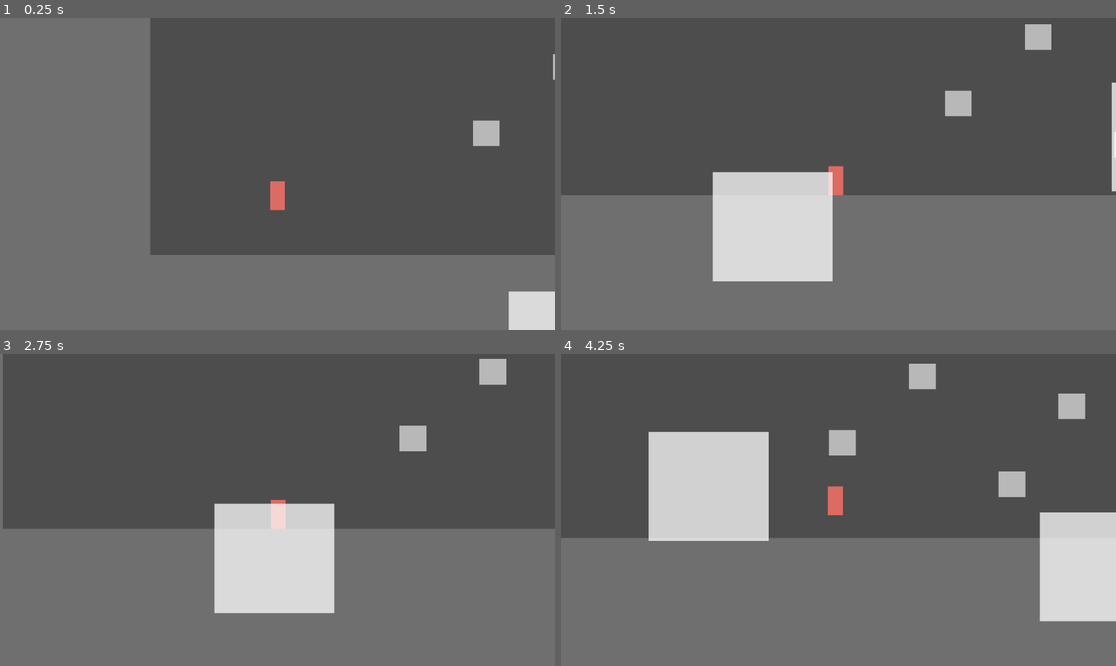
Above: before the commit, frames 1-4 (two rows, left to right).
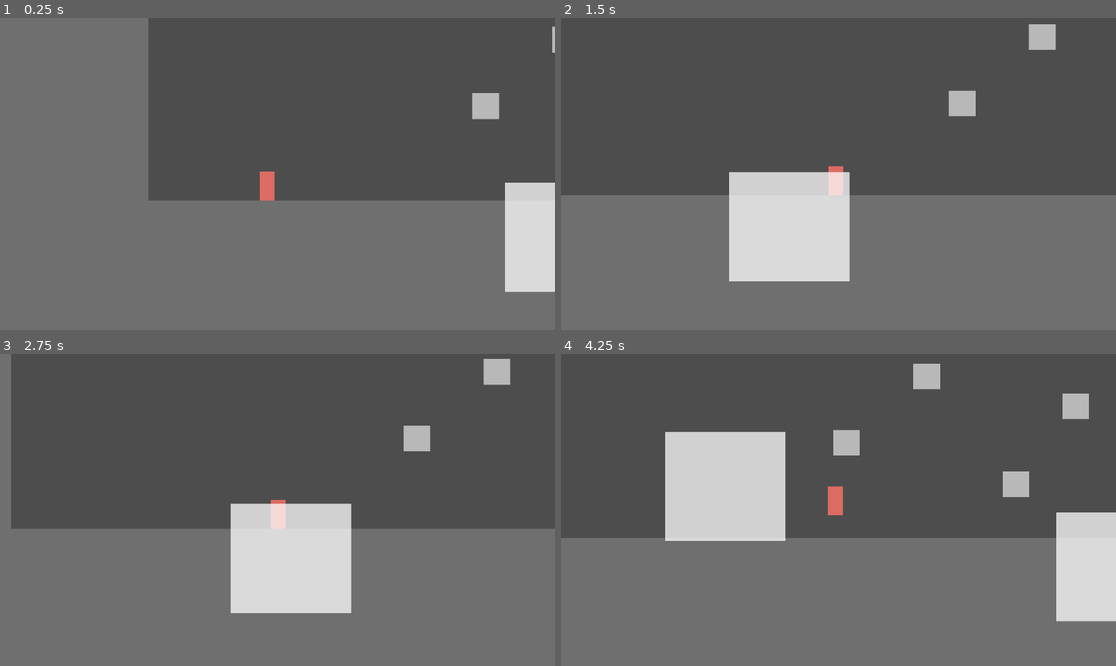
Above: after the commit, the same moments.

Repository: YvanBrito/the-one
Game: Godot game, scene res://first.tscn
Two runs of this game, one before a commit and one after it. Both use one fixed random seed, a clock stepped at 60 frames per second and the inputs below.
Inputs (mouse positions are in pixels of both pictures, inside the frame that each line leads up to):
- Up to frame 1 (0.25 s): no input
- Up to frame 2 (1.5 s): tap Enter (ui_accept) at 0.5, 0.77, 1.07 s; move the mouse to (960, 158) at 0.52 s; hold Right (ui_right) from 0.53 s (still down); click (960, 158) at 0.6 s; tap E (interact, bound only after the commit) at 0.8, 1.35 s; move the mouse to (727, 189) at 1.27 s
- Up to frame 3 (2.75 s): tap Enter (ui_accept) at 1.52, 1.55, 1.82, 2.1 s; move the mouse to (333, 441) at 2.02 s; release Right (ui_right) at 2.03 s; hold Left (ui_left) from 2.03 s (still down); click (333, 441) at 2.3 s
- Up to frame 4 (4.25 s): move the mouse to (810, 572) at 2.77 s; release Left (ui_left) at 2.78 s; hold Right (ui_right) from 2.78 s (still down); click (810, 572) at 2.85 s; tap Enter (ui_accept) at 3.02, 3.32, 3.77, 3.8, 4.07 s; tap E (interact, bound only after the commit) at 3.05, 3.6 s; move the mouse to (1005, 556) at 3.52 s

The runs differ from the first frame. In frame 1, 17% of the frame differs, in the area x 26-100%, y 0-100%; in frame 2, 2.7%; in frame 3, 3.3%; in frame 4, 3.7%.

Commit message:
dialogo inicial do jogo adicionado

Diff:
--- a/Dialogue/DialogueBox.tscn
+++ b/Dialogue/DialogueBox.tscn
@@ -3,6 +3,7 @@
 [ext_resource type="Script" uid="uid://bcb6mbimhq4kf" path="res://Dialogue/DialogueBox.gd" id="1"]
 
 [node name="DialogueBox" type="Control"]
+visible = false
 layout_mode = 3
 anchor_right = 1.0
 anchor_bottom = 0.35
@@ -11,16 +12,18 @@
 script = ExtResource("1")
 
 [node name="Panel" type="Panel" parent="."]
-modulate = Color(0.26293245, 0.26293245, 0.26293245, 1)
-z_index = 1
 layout_mode = 1
 anchors_preset = 15
 anchor_right = 1.0
 anchor_bottom = 1.0
+offset_left = 176.0
+offset_right = -224.0
+offset_bottom = -21.799988
 grow_horizontal = 2
 grow_vertical = 2
 
 [node name="Portrait" type="TextureRect" parent="."]
+z_index = 1
 custom_minimum_size = Vector2(57.25, 0)
 layout_mode = 0
 offset_left = 20.0
@@ -30,17 +33,18 @@
 expand_mode = 1
 
 [node name="VBox" type="VBoxContainer" parent="."]
+z_index = 1
 layout_mode = 0
 offset_left = 195.0
 offset_top = 19.0
-offset_right = 1137.0
+offset_right = 918.0
 offset_bottom = 196.0
 
 [node name="SpeakerLabel" type="Label" parent="VBox"]
 layout_mode = 2
-text = "Speaker"
 
 [node name="Text" type="RichTextLabel" parent="VBox"]
+modulate = Color(1, 1, 0.45882353, 1)
 custom_minimum_size = Vector2(0, 80)
 layout_mode = 2
 bbcode_enabled = true
--- a/Dialogue/DialogueManager.gd
+++ b/Dialogue/DialogueManager.gd
@@ -14,12 +14,35 @@
 var _queue: Array = []
 var _waiting_for_choice: bool = false
 var _last_line: Dictionary = {}
+var dialog_box := ResourceLoader.load("res://Dialogue/DialogueBox.tscn")
+var dlg: Control = null
 
 # Arquivo padrão de diálogos (pode chamar load_from_file para outro path)
 const DEFAULT_DIALOGUE_PATH: String = "res://Dialogue/dialogues.json"
 
 func _ready() -> void:
+	dlg = dialog_box.instantiate()
+	call_deferred("_find_canvas")
 	_load_default_dialogues()
+
+func _find_canvas():
+	var main = get_tree().get_current_scene()
+	if not main:
+		print("Cena principal não encontrada ainda")
+		return
+
+	var canvas = main.get_node_or_null("CanvasLayer")
+	if canvas:
+		print("CanvasLayer encontrado:", canvas)
+		canvas.add_child(dlg)
+		return
+
+	canvas = main.find_node("CanvasLayer", true, false)
+	if canvas:
+		canvas.add_child(dlg)
+		print("CanvasLayer encontrado com find_node:", canvas)
+	else:
+		print("CanvasLayer não encontrado na cena principal")
 
 # --- Carregamento ---
 func _load_default_dialogues() -> void:
@@ -65,6 +88,7 @@
 
 # --- Controle do diálogo ---
 func start(dialogue_id: String) -> void:
+	dlg.visible = true
 	if not dialogues.has(dialogue_id):
 		push_warning("DialogueManager: diálogo não encontrado: %s" % dialogue_id)
 		return
--- a/Dialogue/Main.gd
+++ b/Dialogue/Main.gd
@@ -1,6 +1,6 @@
 # Exemplo de script para instanciar a DialogueBox e iniciar diálogo
 # Anexe este script ao nó root da sua cena principal (ex: res://Main.tscn)
-extends Node2D
+extends CanvasLayer
 
 func _ready() -> void:
 	# instanciar a UI de diálogo (expecting res://DialogueBox.tscn)
--- a/Dialogue/dialogues.json
+++ b/Dialogue/dialogues.json
@@ -20,8 +20,10 @@
 	}
   ],
 
-  "vila_explorar": [
-	{ "speaker": "Narrador", "text": "Você segue para a vila e encontra um mercado animado." }
+  "find_angel": [
+	{ "speaker": "Angel", "text": "Olá! Você deve estar um pouco confuso agora, não é?" },
+	{ "speaker": "Angel", "text": "Devem ter muitas perguntas na sua cabeça eu entendo" },
+	{ "speaker": "Angel", "text": "Não se preocupe, tudo será esclarecido aos poucos" }
   ],
 
   "vila_conversar": [
--- /dev/null
+++ b/Interactable.gd
@@ -0,0 +1,20 @@
+extends Area2D
+
+var ready_to_interact: bool = false
+@onready var canvas_layer: CanvasLayer = $"../CanvasLayer"
+@onready var dm = get_node_or_null("/root/DialogueManager")
+
+func _ready() -> void:
+	pass
+
+func _process(_delta: float) -> void:
+	if Input.is_action_just_pressed("interact") and ready_to_interact:
+		dm.start("find_angel")
+
+func _on_body_entered(body: Node2D) -> void:
+	if body.name == "Player":
+		ready_to_interact = true
+
+func _on_body_exited(body: Node2D) -> void:
+	if body.name == "Player":
+		ready_to_interact = false
--- /dev/null
+++ b/Player.gd
@@ -0,0 +1,60 @@
+extends CharacterBody2D
+class_name Player
+
+const SPEED = 800.0
+const JUMP_VELOCITY = -2000.0
+var turnToLeft: bool = false
+var jumpCounter: int = 0
+var interacting: bool = false
+@onready var animated_sprite_2d: AnimatedSprite2D = $AnimatedSprite2D
+@onready var collision_shape_2d: CollisionShape2D = $CollisionShape2D
+@onready var dm = get_node_or_null("/root/DialogueManager")
+
+func _ready() -> void:
+	if dm:
+		dm.connect("dialogue_started", Callable(self, "_on_dialogue_started"))
+		dm.connect("dialogue_ended", Callable(self, "_on_dialogue_ended"))
+
+func _on_dialogue_started(_dialogue_id: String) -> void:
+	interacting = true
+
+func _on_dialogue_ended() -> void:
+	await get_tree().create_timer(0.1).timeout
+	interacting = false
+
+func _process(_delta: float) -> void:
+	if Input.is_action_just_pressed("attack") and not interacting:
+		animated_sprite_2d.play()
+
+func _physics_process(delta: float) -> void:
+	if not is_on_floor():
+		velocity += get_gravity() * 6 * delta
+	else:
+		jumpCounter = 0
+
+	if not interacting:
+		if Input.is_action_just_pressed("ui_accept") and jumpCounter < 2:
+			velocity.y = JUMP_VELOCITY
+			jumpCounter += 1
+
+		if Input.is_action_just_released("ui_accept") and not is_on_floor() and velocity.y < 0:
+			velocity.y = get_gravity().y * delta
+
+	var direction := Input.get_axis("ui_left", "ui_right") if not interacting else 0.0
+	if direction:
+		velocity.x = direction * SPEED
+		if direction < 0:
+			turnToLeft = true
+		if direction > 0:
+			turnToLeft = false
+
+		if turnToLeft:
+			animated_sprite_2d.flip_h = true
+			animated_sprite_2d.position = Vector2(-82, animated_sprite_2d.position.y)
+		else:
+			animated_sprite_2d.flip_h = false
+			animated_sprite_2d.position = Vector2(82, animated_sprite_2d.position.y)
+	else:
+		velocity.x = move_toward(velocity.x, 0, 2000*delta)
+
+	move_and_slide()
--- a/first.tscn
+++ b/first.tscn
@@ -1,6 +1,7 @@
-[gd_scene load_steps=19 format=3 uid="uid://cvb5dhkfcqceq"]
-
-[ext_resource type="Script" uid="uid://cox78gkt5sc18" path="res://player.gd" id="1_6v8b3"]
+[gd_scene load_steps=20 format=3 uid="uid://cvb5dhkfcqceq"]
+
+[ext_resource type="Script" uid="uid://cox78gkt5sc18" path="res://Player.gd" id="1_6v8b3"]
+[ext_resource type="Script" uid="uid://bow6ocuorx2aa" path="res://Interactable.gd" id="1_yuy7h"]
 [ext_resource type="Texture2D" uid="uid://cqdaet58m87fx" path="res://slash.png" id="2_kbo0x"]
 [ext_resource type="Script" uid="uid://dl20nw82yflgy" path="res://camera_2d.gd" id="3_yukdk"]
 [ext_resource type="AudioStream" uid="uid://qqcmnnwmsjsn" path="res://c-pad.mp3" id="4_gj4ai"]
@@ -13,13 +14,10 @@
 [sub_resource type="RectangleShape2D" id="RectangleShape2D_gj4ai"]
 size = Vector2(4233, 406.39935)
 
-[sub_resource type="RectangleShape2D" id="RectangleShape2D_kbo0x"]
-size = Vector2(194.5, 6.5490437)
-
-[sub_resource type="CircleShape2D" id="CircleShape2D_gj4ai"]
-radius = 63.516125
-
 [sub_resource type="SphereMesh" id="SphereMesh_yuy7h"]
+
+[sub_resource type="RectangleShape2D" id="RectangleShape2D_yuy7h"]
+size = Vector2(254, 204)
 
 [sub_resource type="Animation" id="Animation_7lyux"]
 length = 0.001
@@ -59,6 +57,9 @@
 &"levitate": SubResource("Animation_6cqou")
 }
 
+[sub_resource type="RectangleShape2D" id="RectangleShape2D_kbo0x"]
+size = Vector2(194.5, 6.5490437)
+
 [sub_resource type="RectangleShape2D" id="RectangleShape2D_yukdk"]
 size = Vector2(61, 124)
 
@@ -259,36 +260,27 @@
 position = Vector2(-8.5, 0)
 shape = SubResource("RectangleShape2D_gj4ai")
 
-[node name="Altar" type="StaticBody2D" parent="."]
-position = Vector2(4962, 580)
-scale = Vector2(1, 16.720005)
-
-[node name="CollisionShape2D" type="CollisionShape2D" parent="Altar"]
-position = Vector2(0, 6.2051353)
-shape = SubResource("RectangleShape2D_kbo0x")
-disabled = true
-
-[node name="MeshInstance2D" type="MeshInstance2D" parent="Altar"]
+[node name="MeshInstance2D" type="MeshInstance2D" parent="."]
 modulate = Color(0.43519226, 0.4351923, 0.43519217, 1)
-position = Vector2(1.2797767, 6.3542566)
-scale = Vector2(243.43967, 6.2491875)
-mesh = SubResource("QuadMesh_6v8b3")
-
-[node name="Angel" type="StaticBody2D" parent="."]
+position = Vector2(4963.28, 686.2432)
+scale = Vector2(243.43967, 104.48644)
+mesh = SubResource("QuadMesh_6v8b3")
+
+[node name="Area2D" type="Area2D" parent="."]
 position = Vector2(4962, 538)
-
-[node name="CollisionShape2D" type="CollisionShape2D" parent="Angel"]
-position = Vector2(0, 6.2051353)
-shape = SubResource("CircleShape2D_gj4ai")
-disabled = true
-
-[node name="MeshInstance2D" type="MeshInstance2D" parent="Angel"]
+script = ExtResource("1_yuy7h")
+
+[node name="MeshInstance2D" type="MeshInstance2D" parent="Area2D"]
 modulate = Color(0.3840916, 0.6729015, 0.46378833, 1)
-position = Vector2(1.2797767, 6.3542566)
+position = Vector2(1.2797852, 6.354248)
 scale = Vector2(123.56, 123.56)
 mesh = SubResource("SphereMesh_yuy7h")
 
-[node name="AnimationPlayer" type="AnimationPlayer" parent="Angel"]
+[node name="CollisionShape2D" type="CollisionShape2D" parent="Area2D"]
+position = Vector2(2, 92)
+shape = SubResource("RectangleShape2D_yuy7h")
+
+[node name="AnimationPlayer" type="AnimationPlayer" parent="Area2D"]
 libraries = {
 &"": SubResource("AnimationLibrary_qlnvb")
 }
@@ -334,7 +326,7 @@
 mesh = SubResource("QuadMesh_6v8b3")
 
 [node name="Player" type="CharacterBody2D" parent="."]
-position = Vector2(659, 341)
+position = Vector2(623, 624)
 script = ExtResource("1_6v8b3")
 
 [node name="CollisionShape2D" type="CollisionShape2D" parent="Player"]
@@ -413,7 +405,7 @@
 mesh = SubResource("QuadMesh_6v8b3")
 
 [node name="Camera2D" type="Camera2D" parent="."]
-position = Vector2(659, 341)
+position = Vector2(667, 509)
 zoom = Vector2(0.48, 0.48)
 script = ExtResource("3_yukdk")
 target_path = NodePath("../Player")
@@ -425,3 +417,8 @@
 [node name="AudioStreamPlayer2D" type="AudioStreamPlayer2D" parent="Camera2D"]
 stream = ExtResource("4_gj4ai")
 autoplay = true
+
+[node name="CanvasLayer" type="CanvasLayer" parent="."]
+
+[connection signal="body_entered" from="Area2D" to="Area2D" method="_on_body_entered"]
+[connection signal="body_exited" from="Area2D" to="Area2D" method="_on_body_exited"]
--- a/player.gd
+++ /dev/null
@@ -1,43 +0,0 @@
-extends CharacterBody2D
-
-const SPEED = 800.0
-const JUMP_VELOCITY = -2000.0
-var turnToLeft: bool = false
-var jumpCounter: int = 0
-@onready var animated_sprite_2d: AnimatedSprite2D = $AnimatedSprite2D
-
-func _process(_delta: float) -> void:
-	if Input.is_action_just_pressed("attack"):
-		animated_sprite_2d.play()
-
-func _physics_process(delta: float) -> void:
-	if not is_on_floor():
-		velocity += get_gravity() * 6 * delta
-	else:
-		jumpCounter = 0
-
-	if Input.is_action_just_pressed("ui_accept") and jumpCounter < 2:
-		velocity.y = JUMP_VELOCITY
-		jumpCounter += 1
-
-	if Input.is_action_just_released("ui_accept") and not is_on_floor() and velocity.y < 0:
-		velocity.y = get_gravity().y * delta
-
-	var direction := Input.get_axis("ui_left", "ui_right")
-	if direction:
-		velocity.x = direction * SPEED
-		if direction < 0:
-			turnToLeft = true
-		if direction > 0:
-			turnToLeft = false
-
-		if turnToLeft:
-			animated_sprite_2d.flip_h = true
-			animated_sprite_2d.position = Vector2(-82, animated_sprite_2d.position.y)
-		else:
-			animated_sprite_2d.flip_h = false
-			animated_sprite_2d.position = Vector2(82, animated_sprite_2d.position.y)
-	else:
-		velocity.x = move_toward(velocity.x, 0, 2000*delta)
-
-	move_and_slide()
--- a/project.godot
+++ b/project.godot
@@ -67,6 +67,12 @@
 , Object(InputEventJoypadButton,"resource_local_to_scene":false,"resource_name":"","device":-1,"button_index":2,"pressure":0.0,"pressed":true,"script":null)
 ]
 }
+interact={
+"deadzone": 0.2,
+"events": [Object(InputEventKey,"resource_local_to_scene":false,"resource_name":"","device":-1,"window_id":0,"alt_pressed":false,"shift_pressed":false,"ctrl_pressed":false,"meta_pressed":false,"pressed":false,"keycode":0,"physical_keycode":69,"key_label":0,"unicode":101,"location":0,"echo":false,"script":null)
+, Object(InputEventJoypadButton,"resource_local_to_scene":false,"resource_name":"","device":-1,"button_index":10,"pressure":0.0,"pressed":true,"script":null)
+]
+}
 
 [rendering]
 
Not shown, added: Interactable.gd.uid
Renamed: player.gd.uid -> Player.gd.uid
